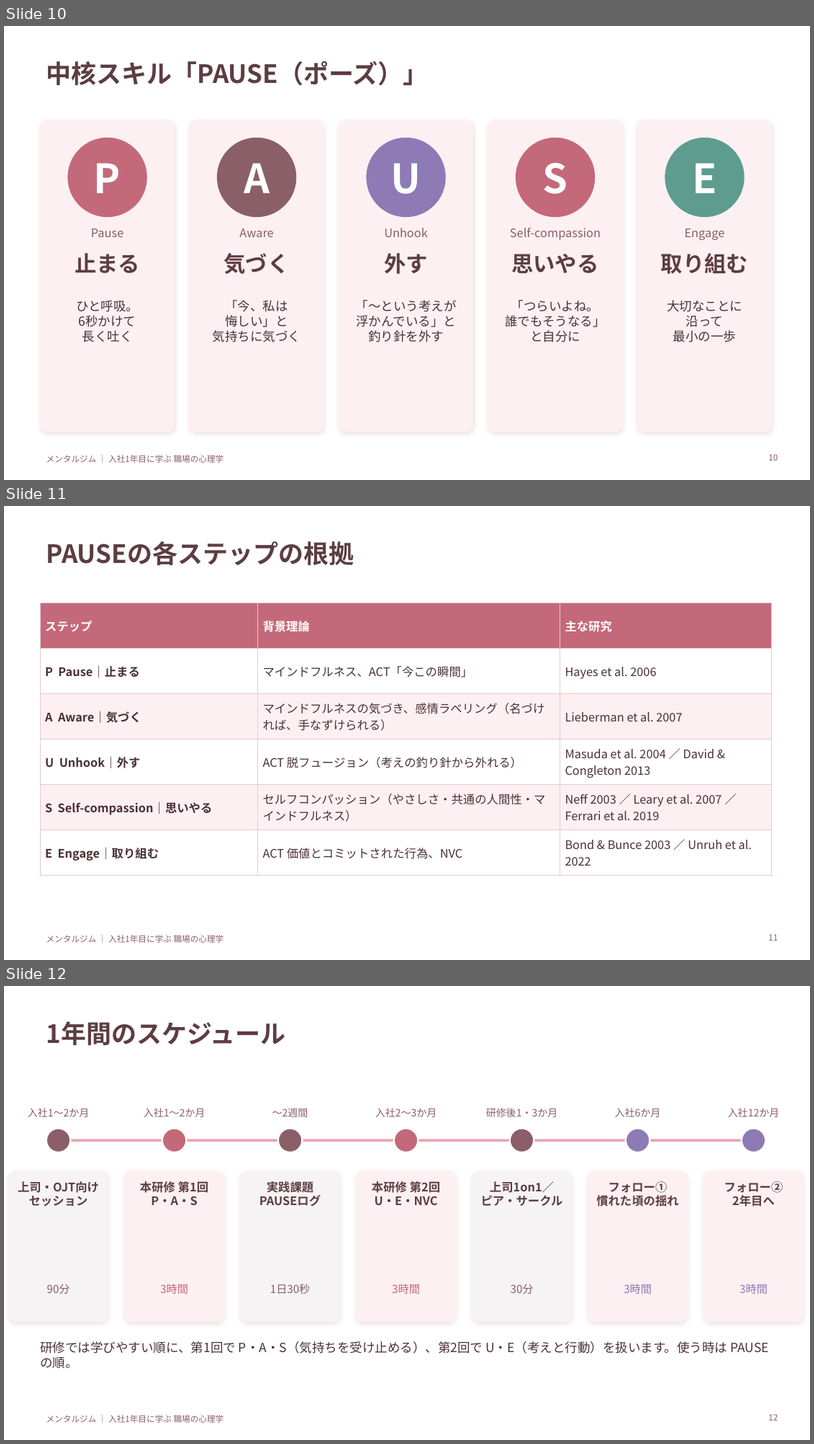
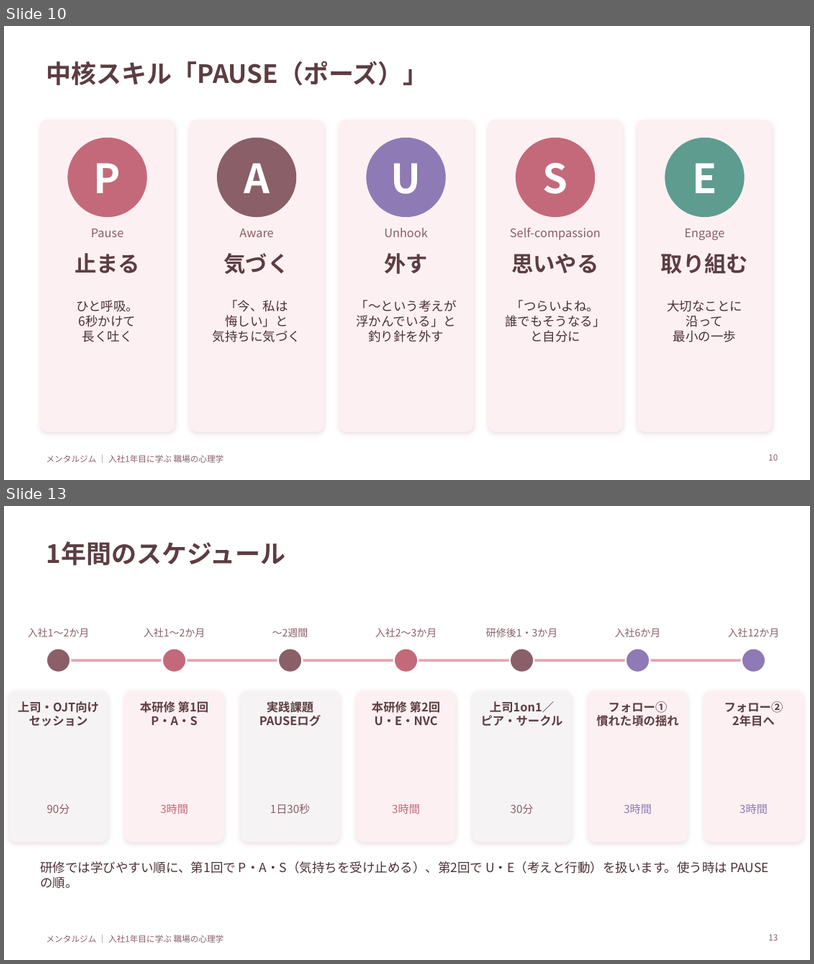
Before and after one commit to cocorest/mentalgym, a slide deck: programs/newcomer-first-year/slides/01_本研修_入社1年目に学ぶ職場の心理学.pptx. Shown one above the other, each under a label of ours: slides 10, 11 and 12 before the commit, slides 10 and 13 after it; the slides between them are not shown. The pictures are 814x1444 and 814x964 pixels, drawn with LibreOffice and Linux fonts; fonts in the diff are those of the drawing. Boxes give left, top, right and bottom in pixels: in the first picture for what was removed or moved away, otherwise in the second. Text is boxed around its words. In the diff, an @@ line names an element or a change of style, - is before the commit and + after.

```diff
--- a/programs/newcomer-first-year/slides/01_本研修_入社1年目に学ぶ職場の心理学.pptx
+++ b/programs/newcomer-first-year/slides/01_本研修_入社1年目に学ぶ職場の心理学.pptx
@@ slide 11 removed at bbox=[4, 506, 810, 960], background #FFFFFF; not listed: 1 template element that a slide beside it also shows @@
@@ title removed at bbox=[46, 541, 354, 565] @@
-PAUSEの各ステップの根拠
@@ table removed at bbox=[40, 602, 772, 868], 6 rows, 3 columns @@
-ステップ | 背景理論 | 主な研究
-P Pause｜止まる | マインドフルネス、ACT「今この瞬間」 | Hayes et al. 2006
-A Aware｜気づく | マインドフルネスの気づき、感情ラベリング（名づければ、手なずけられる） | Lieberman et al. 2007
-U Unhook｜外す | ACT 脱フュージョン（考えの釣り針から外れる） | Masuda et al. 2004 ／ David & Congleton 2013
-S Self-compassion｜思いやる | セルフコンパッション（やさしさ・共通の人間性・マインドフルネス） | Neff 2003 ／ Leary et al. 2007 ／ Ferrari et al. 2019
-E Engage｜取り組む | ACT 価値とコミットされた行為、NVC | Bond & Bunce 2003 ／ Unruh et al. 2022
@@ page number removed at bbox=[769, 934, 778, 940] @@
-11
@@ what was slide 12 is now slide 13 @@
```
Also in this commit, not shown: 1 slide changed, 2 slides added, 3 other files.
